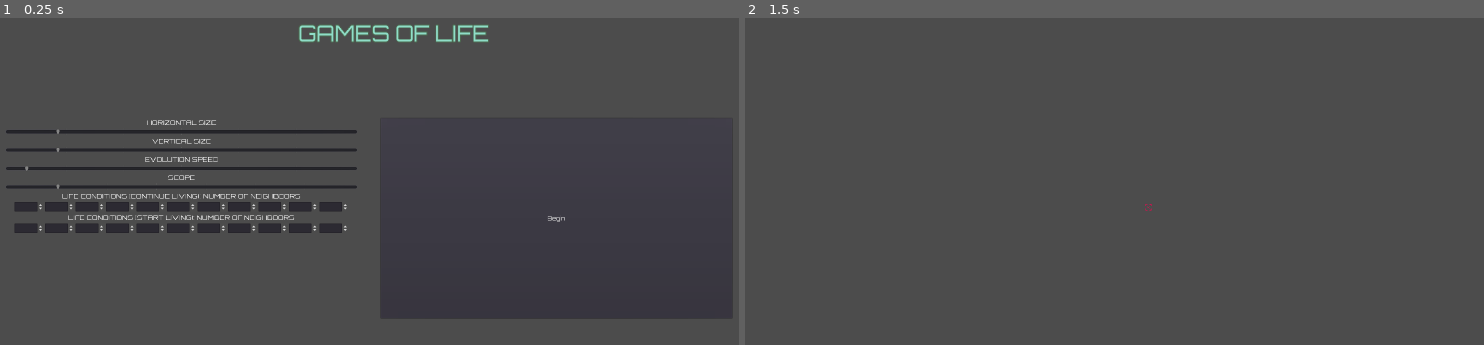
Above: before the commit, frames 1-2 (left to right).
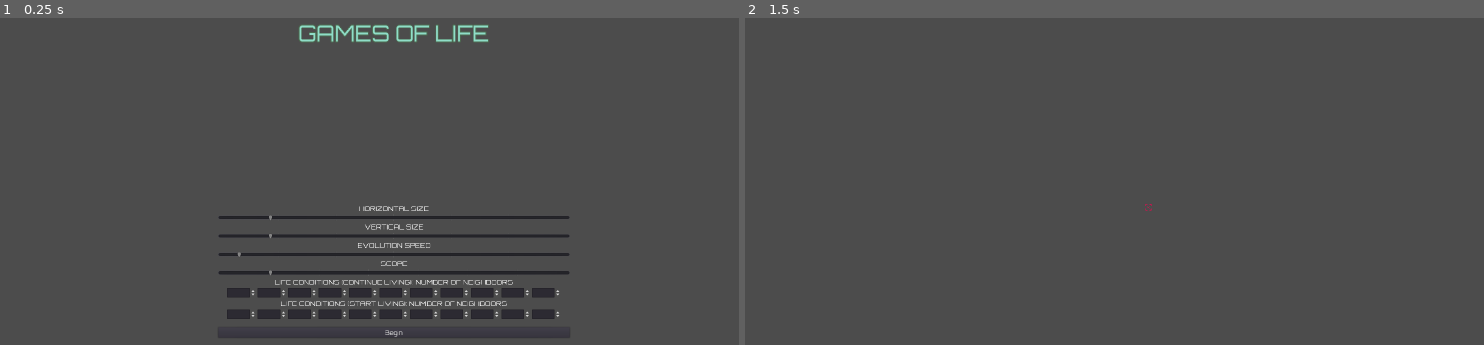
Above: after the commit, the same moments.

Repository: Synectome/GamesOfLife
Game: Godot game, scene res://Menu/Main.tscn
The game is run twice, just before and just after one commit, with the same random seed, the same clock (stepped at 60 frames per second) and the same inputs. Video files are missing from this copy of the repository; at most half a second of black plays in their place.
Inputs (mouse positions are in pixels of both pictures, inside the frame that each line leads up to):
- Up to frame 1 (0.25 s): no input
- Up to frame 2 (1.5 s): click "Begin" at 0.5 s; tap Enter (toggle_play) at 1.25 s; move the mouse to (1314, 184) at 1.27 s; hold Right (ui_right) from 1.28 s (still down); hold Mouse wheel up (Zoom_In) from 1.28 s (still down)

The runs differ from the first frame. In frame 1, 7.3% of the frame differs, in the area x 0-77%, y 31-98%; in frame 2, nothing differs.

Commit message:
made some changes to assets, added video background to menu

Diff:
--- a/Menu/Main.tscn
+++ b/Menu/Main.tscn
@@ -1,6 +1,7 @@
-[gd_scene load_steps=8 format=2]
+[gd_scene load_steps=9 format=2]
 
 [ext_resource path="res://Menu/MainMenu.gd" type="Script" id=1]
+[ext_resource path="res://Assets/Automata(1920x1080)_vp8.webm" type="VideoStream" id=2]
 
 [sub_resource type="DynamicFontData" id=1]
 font_path = "res://Fonts/Orbitron-VariableFont_wght.ttf"
@@ -31,6 +32,17 @@
 anchor_right = 1.0
 anchor_bottom = 1.0
 script = ExtResource( 1 )
+__meta__ = {
+"_edit_use_anchors_": false
+}
+vertical_size = 800
+
+[node name="VideoPlayer" type="VideoPlayer" parent="."]
+margin_top = -68.0
+margin_right = 2120.0
+margin_bottom = 1023.0
+stream = ExtResource( 2 )
+autoplay = true
 __meta__ = {
 "_edit_use_anchors_": false
 }
@@ -53,10 +65,13 @@
 }
 
 [node name="VBoxSliders" type="VBoxContainer" parent="."]
-margin_left = 30.0
-margin_top = 292.0
-margin_right = 930.0
-margin_bottom = 804.0
+anchor_left = 0.5
+anchor_top = 1.0
+anchor_right = 0.5
+anchor_bottom = 1.0
+margin_left = -450.0
+margin_top = -512.0
+margin_right = 450.0
 __meta__ = {
 "_edit_use_anchors_": false
 }
@@ -344,17 +359,22 @@
 margin_right = 877.0
 margin_bottom = 24.0
 
-[node name="Start" type="Button" parent="."]
-margin_left = 990.0
-margin_top = 292.0
-margin_right = 1890.0
-margin_bottom = 804.0
+[node name="BlankSpace" type="Label" parent="VBoxSliders"]
+margin_top = 298.0
+margin_right = 900.0
+margin_bottom = 312.0
+
+[node name="Start" type="Button" parent="VBoxSliders"]
+margin_top = 316.0
+margin_right = 900.0
+margin_bottom = 342.0
 custom_fonts/font = SubResource( 6 )
 text = "Begin"
 __meta__ = {
 "_edit_use_anchors_": false
 }
 
+[connection signal="finished" from="VideoPlayer" to="." method="_on_VideoPlayer_finished"]
 [connection signal="value_changed" from="VBoxSliders/VBoxContainer/HorizontalSize" to="." method="_on_HorizontalSize_value_changed"]
 [connection signal="value_changed" from="VBoxSliders/VBoxContainer2/VerticalSize" to="." method="_on_VerticalSize_value_changed"]
 [connection signal="value_changed" from="VBoxSliders/VBoxContainer3/EvolutionSpeed" to="." method="_on_EvolutionSpeed_value_changed"]
@@ -381,4 +401,4 @@
 [connection signal="value_changed" from="VBoxSliders/VBoxContainer6/HBoxContainer/SpinBox9" to="." method="_on_SpinBoxDead9_value_changed"]
 [connection signal="value_changed" from="VBoxSliders/VBoxContainer6/HBoxContainer/SpinBox10" to="." method="_on_SpinBoxDead10_value_changed"]
 [connection signal="value_changed" from="VBoxSliders/VBoxContainer6/HBoxContainer/SpinBox11" to="." method="_on_SpinBoDeadx11_value_changed"]
-[connection signal="pressed" from="Start" to="." method="_on_Start_pressed"]
+[connection signal="pressed" from="VBoxSliders/Start" to="." method="_on_Start_pressed"]
--- a/Menu/MainMenu.gd
+++ b/Menu/MainMenu.gd
@@ -35,6 +35,7 @@
 onready var vertical_label: Label = $VBoxSliders/VBoxContainer2/VerticalSizeLabel
 onready var speed_label: Label = $VBoxSliders/VBoxContainer/EvolutionSpeedLabel
 onready var scope_label: Label = $VBoxSliders/VBoxContainer/ScopeLabel
+onready var video_player: VideoPlayer = $VideoPlayer
 
 
 func _on_HorizontalSize_value_changed(value):
@@ -44,8 +45,8 @@
 
 func _on_VerticalSize_value_changed(value):
 	vertical_size = int(value)
-	vertical_label.text = "this"
-	vertical_label.text = "Vertical Size : " + str(vertical_size)
+	#vertical_label.text = "this"
+	#vertical_label.text = "Vertical Size : " + str(vertical_size)
 
 
 func _on_EvolutionSpeed_value_changed(value):
@@ -221,3 +222,7 @@
 
 func _on_SpinBoDeadx11_value_changed(value):
 	d_box_11 = value
+
+
+func _on_VideoPlayer_finished():
+	video_player.play()
Binary file changed: Assets/Cell.png
Not shown, added: Assets/Automata(1920x1080).mp4
Not shown, added: Assets/Automata(1920x1080)_vp8.webm
Not shown, added: Assets/Automata(1920x1080)_vp9.webm
Not shown, added: Assets/GIMP/Cell.xcf
Not shown, added: Assets/GIMP/Player1.xcf
Not shown, added: Assets/GIMP/Player2.xcf
Not shown, added: Assets/Player1.xcf
Not shown, added: Assets/Player2.xcf
